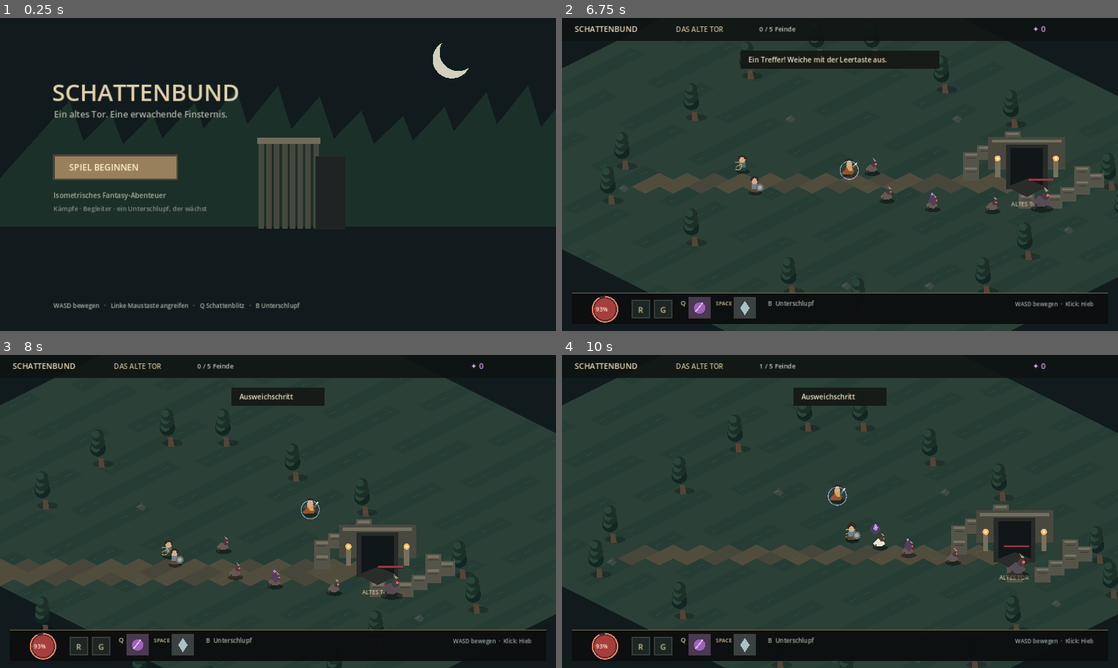
Above: before the commit, frames 1-4 (two rows, left to right).
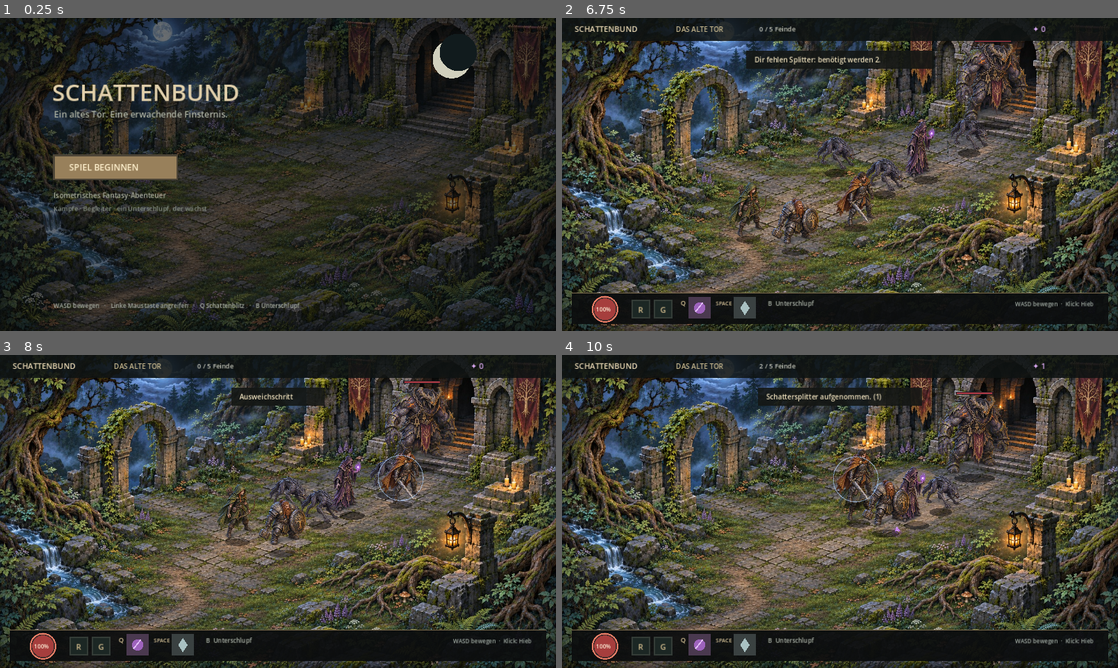
Above: after the commit, the same moments.

Repository: pehab/Schattenbund
Game: Godot game, scene res://main.tscn
The game is run twice, just before and just after one commit, with the same random seed, the same clock (stepped at 60 frames per second) and the same inputs.
Inputs (mouse positions are in pixels of both pictures, inside the frame that each line leads up to):
- Up to frame 1 (0.25 s): no input
- Up to frame 2 (6.75 s): tap Enter at 0.5, 0.6, 2.75, 4.25, 5.85 s; move the mouse to (962, 158) at 0.52 s; hold D (move_right) 0.53-1.28 s; click (962, 158) at 0.67 s; tap Space at 0.77, 1.52, 2, 3.02, 3.5, 3.77, 4.52, 5, 6.02 s; move the mouse to (728, 190) at 1.27 s; hold S (move_down) 1.28-2.03 s; tap B at 1.35, 6.6 s; move the mouse to (895, 105) at 2.02 s; hold D (move_right) 2.03-2.78 s; tap E at 2.1 s; move the mouse to (812, 237) at 2.77 s; hold W (move_up) 2.78-3.53 s; tap 1 at 2.85 s; click (812, 237) at 2.92 s; move the mouse to (1006, 221) at 3.52 s; hold A (move_left) 3.53-5.03 s; tap 2 at 3.6 s; move the mouse to (673, 127) at 4.27 s; tap 3 at 4.35 s; move the mouse to (867, 174) at 5.02 s; hold S (move_down) 5.03-5.78 s; tap Q at 5.1 s; click (867, 174) at 5.17 s; move the mouse to (756, 96) at 5.77 s; hold D (move_right) 5.78-6.53 s; move the mouse to (962, 158) at 6.52 s; hold W (move_up) from 6.53 s (still down)
- Up to frame 3 (8 s): tap Space at 6.77, 7.52 s; move the mouse to (166, 527) at 7.27 s; release W (move_up) at 7.28 s; hold D (move_right) from 7.28 s (still down); tap E at 7.35 s; click (166, 527) at 7.42 s
- Up to frame 4 (10 s): move the mouse to (895, 442) at 8.02 s; release D (move_right) at 8.03 s; hold S (move_down) 8.03-8.78 s; tap 1 at 8.1 s; move the mouse to (812, 574) at 8.77 s; hold A (move_left) 8.78-9.53 s; tap 2 at 8.85 s; tap Space at 9.02, 9.77 s; move the mouse to (1006, 558) at 9.52 s; hold W (move_up) from 9.53 s (still down); tap 3 at 9.6 s; click (1006, 558) at 9.67 s

The runs differ from the first frame. In frame 1, 32% of the frame differs, in the area x 0-100%, y 0-100%; in frame 2, 64%; in frame 3, 64%; in frame 4, 65%, in the area x 0-100%, y 2-100%.

Commit message:
Ersetze Platzhaltergrafik durch gemalte Spielassets

Diff:
--- a/scripts/game.gd
+++ b/scripts/game.gd
@@ -5,6 +5,15 @@
 const TILE_W := 64.0
 const TILE_H := 32.0
 const SAVE_PATH := "user://save.cfg"
+const FIELD_BACKGROUND: Texture2D = preload("res://assets/field_background.jpg")
+const SPRITES := {
+	"hero": preload("res://assets/hero.webp"),
+	"ranger": preload("res://assets/ranger.webp"),
+	"guardian": preload("res://assets/guardian.webp"),
+	"stalker": preload("res://assets/stalker.webp"),
+	"acolyte": preload("res://assets/acolyte.webp"),
+	"warden": preload("res://assets/warden.webp")
+}
 
 var mode := "title"
 var player := Vector2(-5.0, 4.0)
@@ -23,6 +32,7 @@
 var message_timer := 0.0
 var paused := false
 var intro_seen := false
+var animation_time := 0.0
 
 const TREE_POSITIONS := [Vector2(-11,-8), Vector2(-9,-10), Vector2(-12,-4), Vector2(-11,1), Vector2(-10,7), Vector2(-8,10), Vector2(-4,-10), Vector2(1,-10), Vector2(9,-9), Vector2(12,-7), Vector2(11,-1), Vector2(12,3), Vector2(9,9), Vector2(5,10), Vector2(-2,10)]
 const RUIN_POSITIONS := [Vector2(3,-8), Vector2(4,-8), Vector2(8,-8), Vector2(9,-8), Vector2(3,-7), Vector2(9,-7), Vector2(3,-6), Vector2(9,-6), Vector2(3,-5), Vector2(9,-5), Vector2(4,-4), Vector2(8,-4)]
@@ -33,6 +43,7 @@
 	queue_redraw()
 
 func _process(delta: float) -> void:
+	animation_time += delta
 	attack_timer = maxf(0.0, attack_timer - delta)
 	spell_timer = maxf(0.0, spell_timer - delta)
 	dodge_timer = maxf(0.0, dodge_timer - delta)
@@ -112,13 +123,13 @@
 	if Input.is_action_pressed("move_left"): axes.x -= 1.0
 	if Input.is_action_pressed("move_down"): axes.y += 1.0
 	if Input.is_action_pressed("move_up"): axes.y -= 1.0
-	var world_motion := Vector2(axes.x + axes.y, -axes.x + axes.y).normalized()
+	var world_motion := axes.normalized()
 	var speed := 4.4 if dodge_timer <= 0.0 else 10.0
 	if world_motion.length_squared() > 0.0:
 		player += world_motion * speed * delta
-		player.x = clampf(player.x, -12.0, 11.0)
-		player.y = clampf(player.y, -10.0, 10.0)
-	camera = camera.lerp(player, minf(delta * 5.0, 1.0))
+		player.x = clampf(player.x, -11.0, 13.0)
+		player.y = clampf(player.y, -9.0, 4.0)
+	camera = Vector2.ZERO
 	for enemy in enemies:
 		enemy.hit = maxf(0.0, enemy.hit - delta)
 		enemy.cooldown -= delta
@@ -262,23 +273,10 @@
 		_draw_message()
 
 func _iso(pos: Vector2) -> Vector2:
-	return Vector2(W * 0.5 + (pos.x-camera.x-pos.y+camera.y) * TILE_W * 0.5, 356.0 + (pos.x-camera.x+pos.y-camera.y) * TILE_H * 0.5)
+	return Vector2(W * 0.5 + (pos.x-camera.x) * 44.0, 385.0 + (pos.y-camera.y) * 28.0)
 
 func _draw_field() -> void:
-	draw_rect(Rect2(0,0,W,H), Color("111b1d"))
-	for x in range(-17, 18):
-		for y in range(-15, 16):
-			var world := camera + Vector2(x,y)
-			var screen := _iso(world)
-			var tone := int(absf(sin(world.x*8.17 + world.y*12.41)) * 4.0)
-			var base := Color("263d35") if tone < 2 else Color("2b4037")
-			if absf(world.x + world.y - 0.5) < 1.25 and world.x > -8.0 and world.x < 6.0:
-				base = Color("47463a") if tone % 2 == 0 else Color("514d3d")
-			draw_colored_polygon(PackedVector2Array([screen+Vector2(0,-16),screen+Vector2(32,0),screen+Vector2(0,16),screen+Vector2(-32,0)]), base)
-			if tone == 1:
-				draw_line(screen+Vector2(-8,3),screen+Vector2(4,-2),Color(0.62,0.65,0.48,0.16),1.0)
-	_draw_forest()
-	_draw_ruin()
+	draw_texture_rect(FIELD_BACKGROUND, Rect2(0,0,W,H), false)
 	for drop in loot: _draw_shard(_iso(drop.pos))
 	for enemy in enemies: _draw_enemy(enemy)
 	for companion in companions: _draw_actor(companion.pos, companion.kind, 1.0)
@@ -320,47 +318,29 @@
 
 func _draw_actor(pos: Vector2, kind: String, scale: float) -> void:
 	var p := _iso(pos)
-	_draw_ellipse(p+Vector2(2,12),Vector2(16,6),Color(0,0,0,0.4))
-	var body := Color("bd7c3e")
-	var armor := Color("39424a")
-	if kind == "hero": body = Color("8b542c"); armor = Color("d1a263")
-	if kind == "ranger": body = Color("263e38"); armor = Color("53715c")
-	if kind == "guardian": body = Color("584a38"); armor = Color("778087")
-	draw_colored_polygon(PackedVector2Array([p+Vector2(-12,1),p+Vector2(0,-5),p+Vector2(12,1),p+Vector2(8,10),p+Vector2(-8,10)]),body)
-	draw_rect(Rect2(p+Vector2(-7,-11),Vector2(14,14)),armor)
-	draw_circle(p+Vector2(0,-15),7,Color("d2ad88"))
-	draw_arc(p+Vector2(0,-16),8,PI,TAU,12,Color("302b28"),5.0)
-	if kind == "hero":
-		draw_colored_polygon(PackedVector2Array([p+Vector2(-6,-5),p+Vector2(-18,8),p+Vector2(-9,11),p+Vector2(0,3)]),Color("a34e31"))
-		draw_line(p+Vector2(7,-4),p+Vector2(18,-17),Color("e0ddcf"),3.0)
-		draw_line(p+Vector2(7,-4),p+Vector2(14,-10),Color("805c37"),4.0)
-	elif kind == "ranger":
-		draw_arc(p+Vector2(-10,-1),9,-PI*0.7,PI*0.7,12,Color("bd9b68"),2.0)
-		draw_line(p+Vector2(-3,-5),p+Vector2(-15,2),Color("c9ac72"),1.4)
-	elif kind == "guardian":
-		draw_circle(p+Vector2(12,0),9,Color("667078"))
-		draw_circle(p+Vector2(12,0),5,Color("b3aa91"))
+	var size := Vector2(100,132)
+	if kind == "guardian": size = Vector2(114,126)
+	var bob := sin(animation_time*3.1 + p.x*0.01) * 2.0
+	_draw_ellipse(p+Vector2(0,3),Vector2(size.x*0.28,9),Color(0,0,0,0.42))
+	draw_texture_rect(SPRITES[kind], Rect2(p.x-size.x*0.5,p.y-size.y+bob,size.x,size.y),false)
 	if kind == "hero" and invulnerable > 0.0:
-		draw_arc(p+Vector2(0,1),21,0,TAU,24,Color(0.72,0.84,1.0,0.6),2.0)
+		draw_arc(p+Vector2(0,-size.y*0.45),size.x*0.52,0,TAU,32,Color(0.72,0.84,1.0,0.55),2.0)
 
 func _draw_enemy(enemy: Dictionary) -> void:
 	var p: Vector2 = _iso(enemy.pos)
 	var boss: bool = enemy.kind == "warden"
-	var s := 1.45 if boss else 1.0
-	_draw_ellipse(p+Vector2(3,13*s),Vector2(18*s,6*s),Color(0,0,0,0.43))
+	var s := 1.0
+	var size := Vector2(94,84)
+	if enemy.kind == "acolyte": size = Vector2(104,137)
+	if boss: size = Vector2(170,184)
+	_draw_ellipse(p+Vector2(0,3),Vector2(size.x*0.28,10),Color(0,0,0,0.48))
 	var flash: bool = enemy.hit > 0.0
-	var fur := Color("ece3c9") if flash else (Color("574c55") if boss else Color("665852"))
-	draw_colored_polygon(PackedVector2Array([p+Vector2(-13*s,2),p+Vector2(-2*s,-8*s),p+Vector2(8*s,-5*s),p+Vector2(15*s,4*s),p+Vector2(6*s,10*s),p+Vector2(-9*s,9*s)]),fur)
-	draw_circle(p+Vector2(8*s,-7*s),6*s,Color("453d45"))
-	draw_colored_polygon(PackedVector2Array([p+Vector2(8*s,-14*s),p+Vector2(4*s,-23*s),p+Vector2(13*s,-15*s)]),Color("a78b73"))
-	draw_circle(p+Vector2(11*s,-8*s),2.2*s,Color("ff674e"))
-	draw_line(p+Vector2(-6*s,6*s),p+Vector2(-11*s,14*s),Color("362f32"),3.0*s)
-	if enemy.kind == "acolyte":
-		draw_colored_polygon(PackedVector2Array([p+Vector2(-8,-6),p+Vector2(0,-25),p+Vector2(11,-6),p+Vector2(5,5)]),Color("563d60"))
-		draw_circle(p+Vector2(1,-23),3,Color("b780f1"))
+	if flash: draw_circle(p-Vector2(0,size.y*0.45),maxf(size.x,size.y)*0.48,Color(1.0,0.77,0.62,0.24))
+	var bob := sin(animation_time*2.4 + p.x*0.02) * 2.5
+	draw_texture_rect(SPRITES[enemy.kind],Rect2(p.x-size.x*0.5,p.y-size.y+bob,size.x,size.y),false)
 	if boss:
-		draw_rect(Rect2(p+Vector2(-30,-51),Vector2(60,6)),Color("251b21"))
-		draw_rect(Rect2(p+Vector2(-29,-50),Vector2(58.0*maxf(enemy.hp,0.0)/enemy.max_hp,4)),Color("9e3440"))
+		draw_rect(Rect2(p+Vector2(-43,-size.y-12),Vector2(86,7)),Color("251b21"))
+		draw_rect(Rect2(p+Vector2(-41,-size.y-10),Vector2(82.0*maxf(enemy.hp,0.0)/enemy.max_hp,3)),Color("b23c46"))
 
 func _draw_shard(p: Vector2) -> void:
 	draw_circle(p+Vector2(0,4),11,Color(0.59,0.31,0.83,0.22))
@@ -401,15 +381,8 @@
 		draw_string(ThemeDB.fallback_font,Vector2(865,31),"TOR GESICHERT",HORIZONTAL_ALIGNMENT_LEFT,-1,15,Color("a3d099"))
 
 func _draw_title() -> void:
-	draw_rect(Rect2(0,0,W,H),Color("111b1d"))
-	for i in range(16):
-		var x := float(i)*96.0
-		draw_colored_polygon(PackedVector2Array([Vector2(x-100,480),Vector2(x+160,190+sin(float(i))*35),Vector2(x+260,480)]),Color("1b3029"))
-	for i in range(8):
-		var x := 595.0 + float(i)*18.0
-		draw_rect(Rect2(x,278,13,207),Color("47483f"))
-		draw_rect(Rect2(x-3,276,19,14),Color("716a56"))
-	draw_rect(Rect2(726,319,70,168),Color("202323"))
+	draw_texture_rect(FIELD_BACKGROUND,Rect2(0,0,W,H),false)
+	draw_rect(Rect2(0,0,W,H),Color(0.025,0.04,0.045,0.57))
 	draw_circle(Vector2(1040,95),44,Color("d1d0bd")); draw_circle(Vector2(1055,79),43,Color("111b1d"))
 	draw_string(ThemeDB.fallback_font,Vector2(120,191),"SCHATTENBUND",HORIZONTAL_ALIGNMENT_LEFT,-1,54,Color("e1d0ab"))
 	draw_string(ThemeDB.fallback_font,Vector2(124,229),"Ein altes Tor. Eine erwachende Finsternis.",HORIZONTAL_ALIGNMENT_LEFT,-1,20,Color("abb0a1"))
Binary file added: assets/acolyte.webp
Binary file added: assets/field_background.jpg
Binary file added: assets/guardian.webp
Binary file added: assets/hero.webp
Binary file added: assets/ranger.webp
Binary file added: assets/stalker.webp
Binary file added: assets/warden.webp
